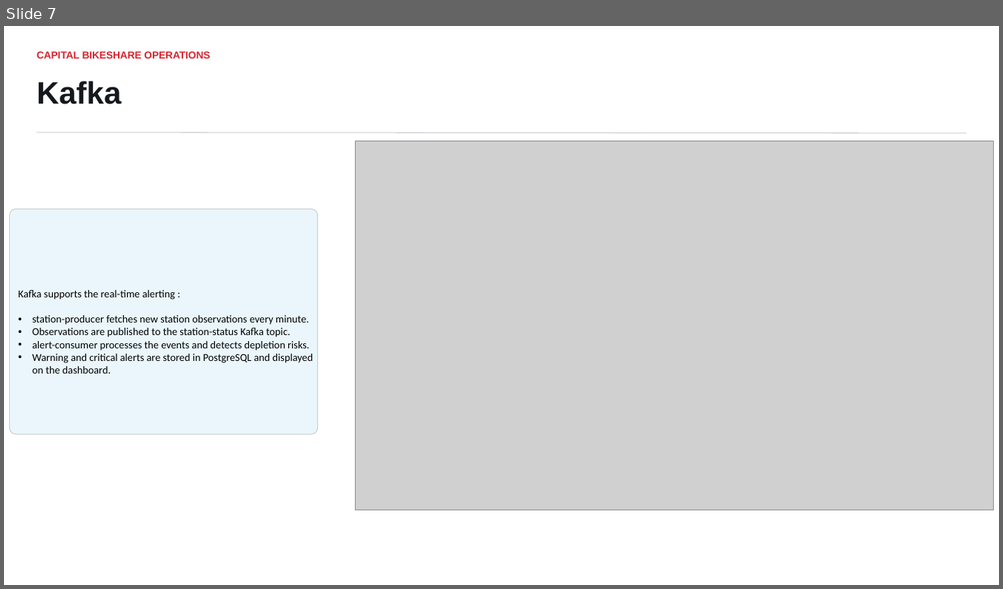
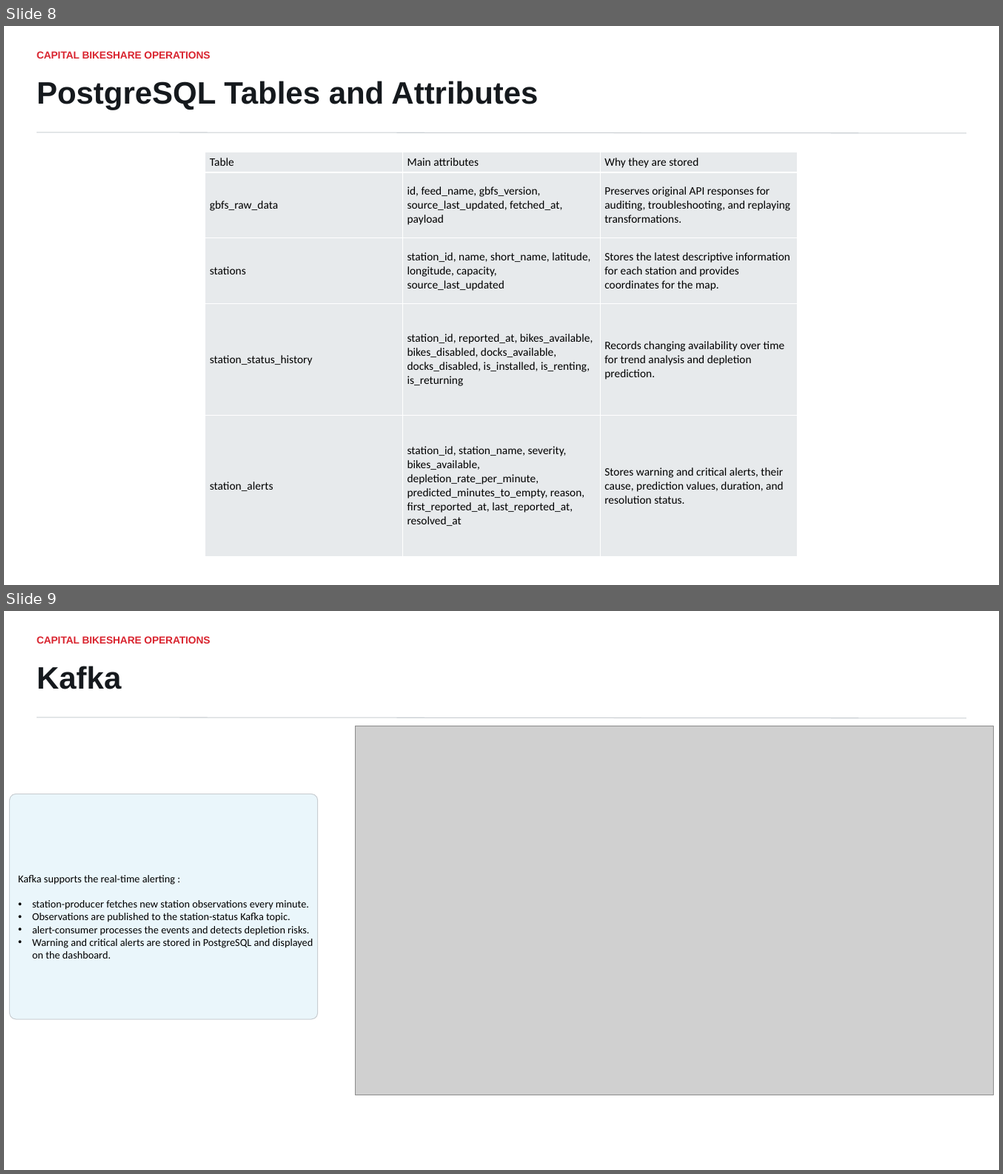
Before and after one commit to EyasuTes/Shared-Bikes-App, a slide deck: capital_bikeshare_operations_platform.pptx. Shown one above the other, each under a label of ours: slide 7 before the commit, slides 8 and 9 after it. The pictures are 1003x589 and 1003x1174 pixels, drawn with LibreOffice and Linux fonts; fonts in the diff are those of the drawing; grey boxes stand for pictures. Boxes give left, top, right and bottom in pixels: in the first picture for what was removed or moved away, otherwise in the second. Text is boxed around its words. In the diff, an @@ line names an element or a change of style, - is before the commit and + after.

```diff
--- a/capital_bikeshare_operations_platform.pptx
+++ b/capital_bikeshare_operations_platform.pptx
@@ slide 8 added at (4,26,999,585), background #FFFFFF @@
@@ text added at (37,51,210,59), 9.8 pt, text #D9232E, bold @@
+CAPITAL BIKESHARE OPERATIONS
@@ text added at (37,81,538,110), 30 pt, text #15191D, bold @@
+PostgreSQL Tables and Attributes
@@ line added from (37, 133) to (967, 133), #C9CED2 0.75 pt @@
@@ table added at (205,152,799,557), 5 rows, 3 columns @@
+Table | Main attributes | Why they are stored
+gbfs_raw_data | id, feed_name, gbfs_version, source_last_updated, fetched_at, payload | Preserves original API responses for auditing, troubleshooting, and replaying transformations.
+stations | station_id, name, short_name, latitude, longitude, capacity, source_last_updated | Stores the latest descriptive information for each station and provides coordinates for the map.
+station_status_history | station_id, reported_at, bikes_available, bikes_disabled, docks_available, docks_disabled, is_installed, is_renting, is_returning | Records changing availability over time for trend analysis and depletion prediction.
+station_alerts | station_id, station_name, severity, bikes_available, depletion_rate_per_minute, predicted_minutes_to_empty, reason, first_reported_at, last_reported_at, resolved_at | Stores warning and critical alerts, their cause, prediction values, duration, and resolution status.
@@ what was slide 7 is now slide 9 @@
```
Also in this commit, not shown: 3 slides changed, 6 other slides added, 1 slide removed.
